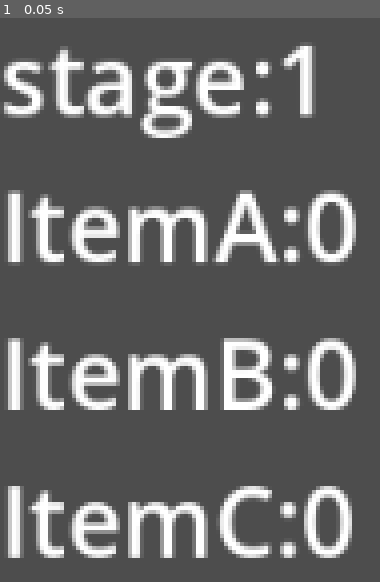
Above: before the commit, frame 1.
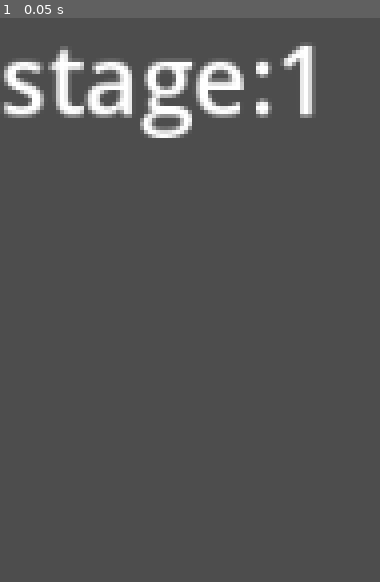
Above: after the commit, the same moment.

Repository: satoIZ/L012
Game: Godot game, scene res://enemy1/enemyA1.tscn
Same seed, same stepped clock (60 frames per second), same inputs: the game is played once before the commit and once after it.
Inputs:
- Up to frame 1 (0.05 s): no input

The runs differ from the first frame. In frame 1, 17% of the frame differs, in the area x 2-94%, y 30-96%.
Error after the commit: Invalid assignment of property or key 'text' with value of type 'String' on a base object of type 'null instance'. (res://enemy1/enemyA1.gd:39)

Commit message:
Update enemyA1.gd

Diff:
--- a/enemy1/enemyA1.gd
+++ b/enemy1/enemyA1.gd
@@ -14,7 +14,7 @@
 #UIの設定
 var UI = preload("res://UI/hud.tscn")
 #@onready var hud_lab = $HUD/VBox/Label # 追加
-
+#var cross = load("res://mouseCorsor.png")
 func _ready():
 	iniFlag = true
 
@@ -23,11 +23,20 @@
 	#print(addUI)
 	$HUD/VBox/Label.text = "stage:1"
 
+
+	#Input.set_custom_mouse_cursor(cross)
+
 var Items = ["ItemA","ItemB","ItemC"]
 
 var stageCnt:int = 1
 
+#時間の表示
+var elapsed_time:float
+
 func _process(delta):
+	#時間
+	elapsed_time += delta
+	$HUD/VBox/elapsed_time.text = "経過時間"+"%7.1f" % elapsed_time
 
 	var cnt = 0 #enemyのカウント
 
@@ -97,3 +106,48 @@
 	$HUD/VBox/ItemA.text = "ItemA:" + str(Global.ItemAcnt)
 	$HUD/VBox/ItemB.text = "ItemB:" + str(Global.ItemBcnt)
 	$HUD/VBox/ItemC.text = "ItemC:" + str(Global.ItemCcnt)
+
+
+var corsor_x:float
+var corsor_y:float
+var leftPressFlag:bool = false
+
+func _input(event):
+   # Mouse in viewport coordinates.
+	if event is InputEventMouseButton:
+		print("Mouse Click/Unclick at: ", event.position)
+	elif event is InputEventMouseMotion:
+		print("Mouse Motion at: ", event.position)
+
+   # Print the size of the viewport.
+	print("Viewport Resolution is: ", get_viewport().get_visible_rect().size)
+
+	if Input.is_action_pressed("left_click"):
+	#if event.is_action_pressed("left_click"):
+		# 左クリックの場合の処理
+		print("左クリック")
+		corsor_x = event.position.x
+		corsor_y = event.position.y
+		_clickShapeAdd()
+		leftPressFlag = true
+		pass
+
+#オート連射
+	if event is InputEventMouseMotion:
+		corsor_x = event.position.x
+		corsor_y = event.position.y
+		_clickShapeAdd()
+
+
+#clickShapeの設定
+var clickShape = preload("res://clickShape/click_shape.tscn")
+var i:int
+func _clickShapeAdd():
+
+		var clickShape = clickShape.instantiate()
+
+		clickShape.setPos(corsor_x,corsor_y)
+		#Enemy.setPos(position.x + i*xPos+200, position.y + yPos)
+		i += 1
+		clickShape.name = "clickShape" + str(i)
+		self.add_child(clickShape)
